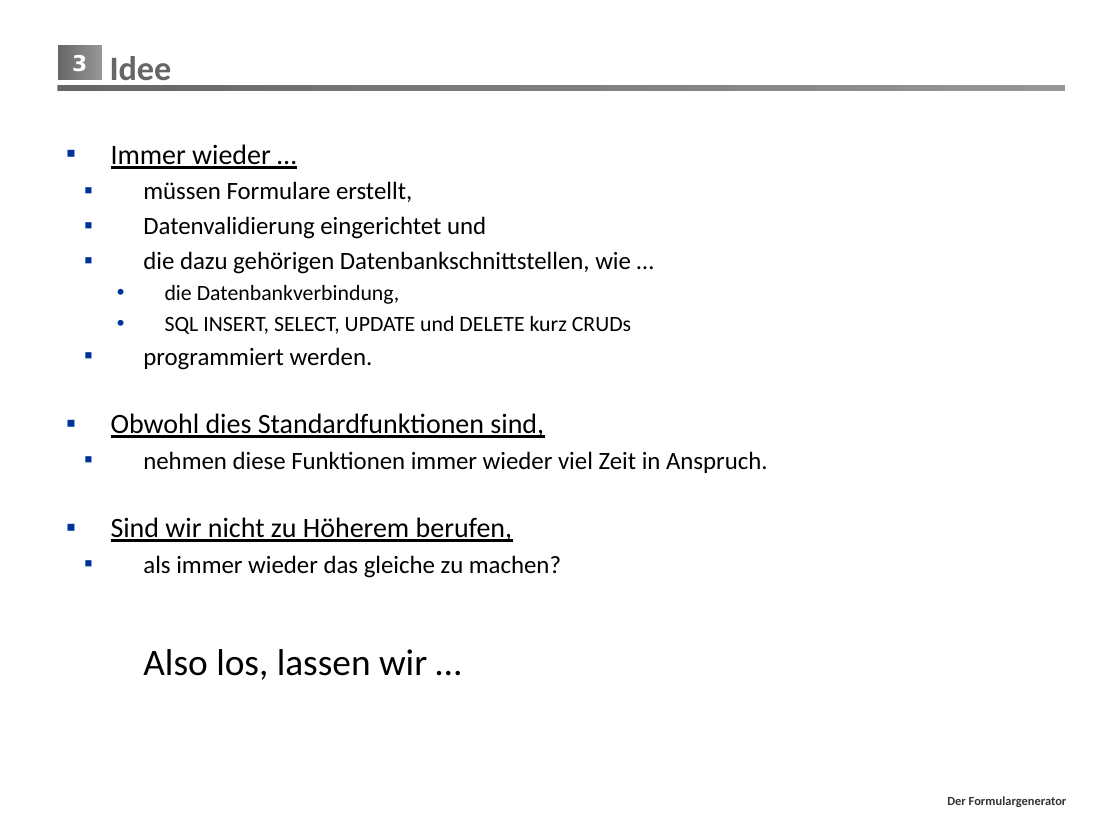
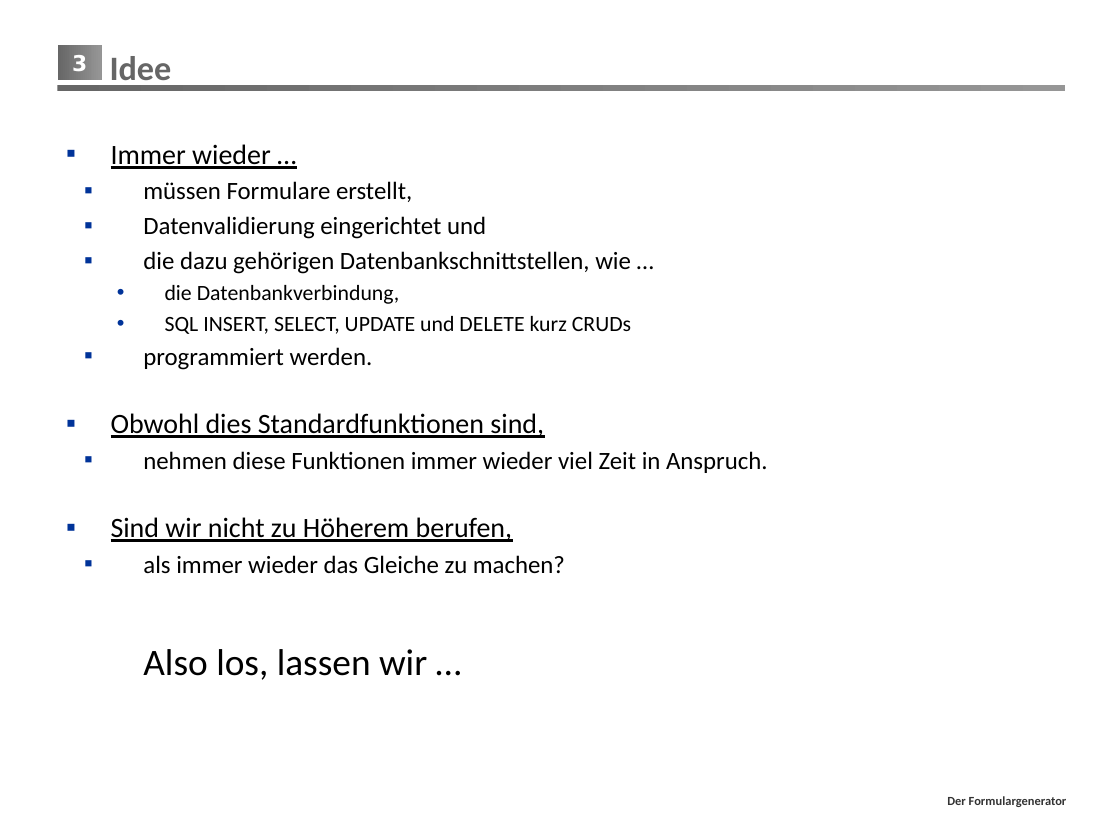
Before and after one commit to mrmorden74/formgen, a slide deck: slide 3 of Präsentation/FormGen.pptx. Drawn at 1120x840 pixels with LibreOffice and Linux fonts; fonts in the diff are those of the drawing; background and template pictures are left out. Boxes give left, top, right and bottom in pixels: in the first picture for what was removed or moved away, otherwise in the second. Text is boxed around its words. In the diff, an @@ line names an element or a change of style, - is before the commit and + after.

```diff
--- a/Präsentation/FormGen.pptx
+++ b/Präsentation/FormGen.pptx
@@ text at box(143, 555, 565, 574): text changed @@
-  ▪ als immer wieder das gleiche zu machen?
+  ▪ als immer wieder das Gleiche zu machen?
```
Also in this commit, not shown: 9 other slides changed, 3 slides removed, 1 other file.
